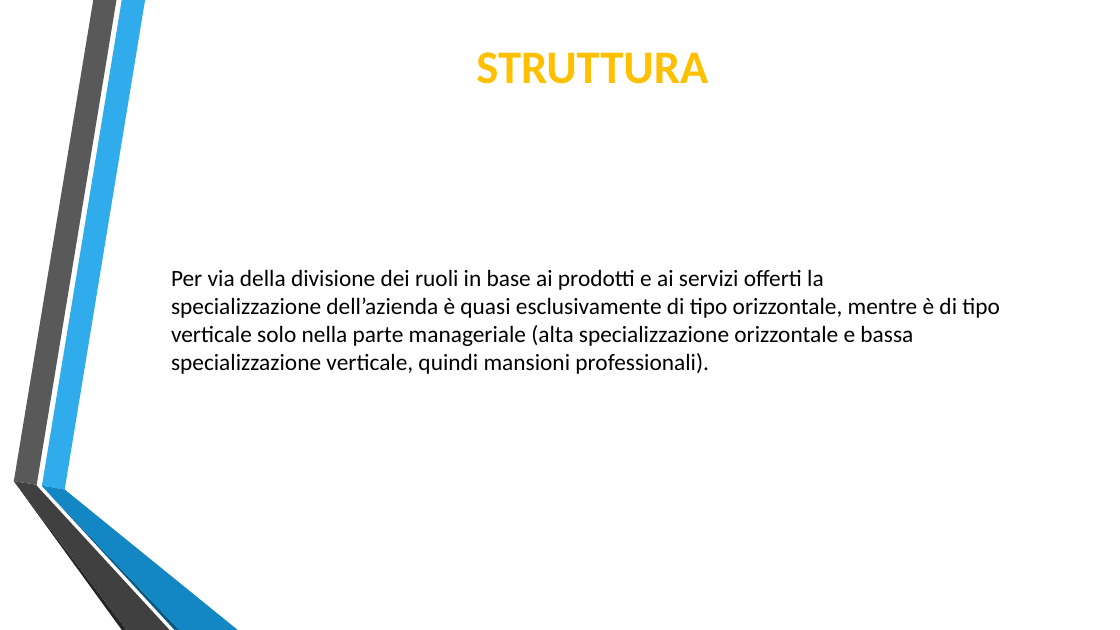
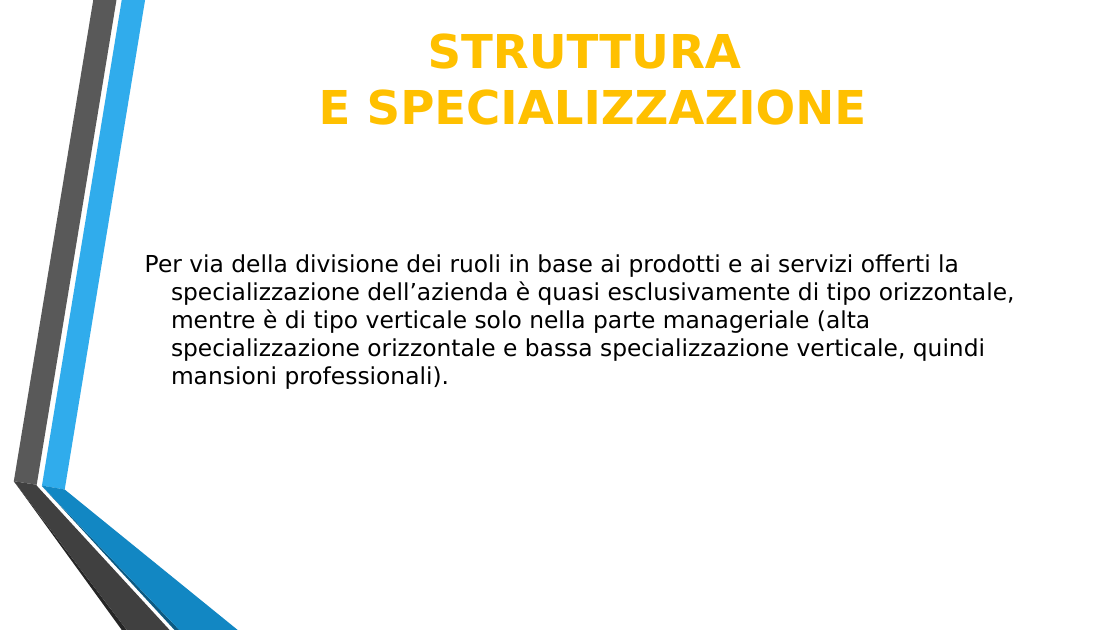
Before and after one commit to Lince99/GPOI, a slide deck: slide 5 of m0n0wall/Presentazione_M0n0wall.odp (slide 4 before the commit). Drawn at 1120x630 pixels with LibreOffice and Linux fonts; fonts in the diff are those of the drawing. Boxes give left, top, right and bottom in pixels: in the first picture for what was removed or moved away, otherwise in the second. Text is boxed around its words. In the diff, an @@ line names an element or a change of style, - is before the commit and + after.

Commit message:
Fix odp content and format

```diff
--- a/m0n0wall/Presentazione_M0n0wall.odp
+++ b/m0n0wall/Presentazione_M0n0wall.odp
@@ title at (319, 33, 867, 125): text changed; font Calibri to DejaVu Sans @@
-STRUTTURA
+STRUTTURA
+E SPECIALIZZAZIONE
@@ text "Per via della divisione dei ..." at (145, 254, 1015, 389): font Calibri to DejaVu Sans @@
```
Also in this commit, not shown: 7 other slides changed.
